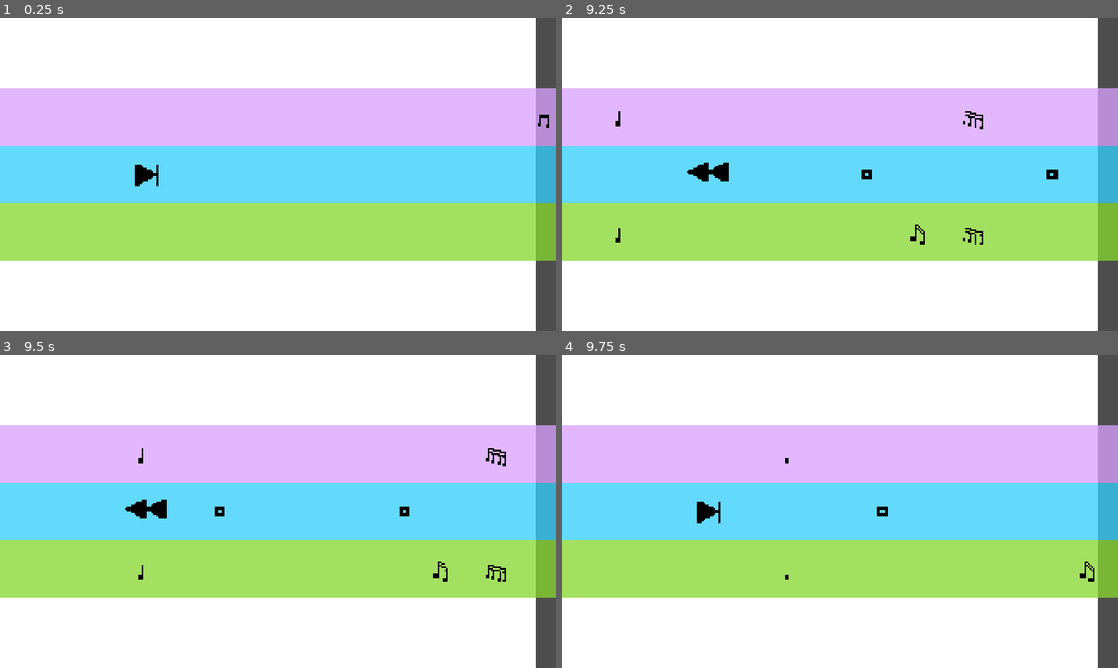
Above: before the commit, frames 1-4 (two rows, left to right).
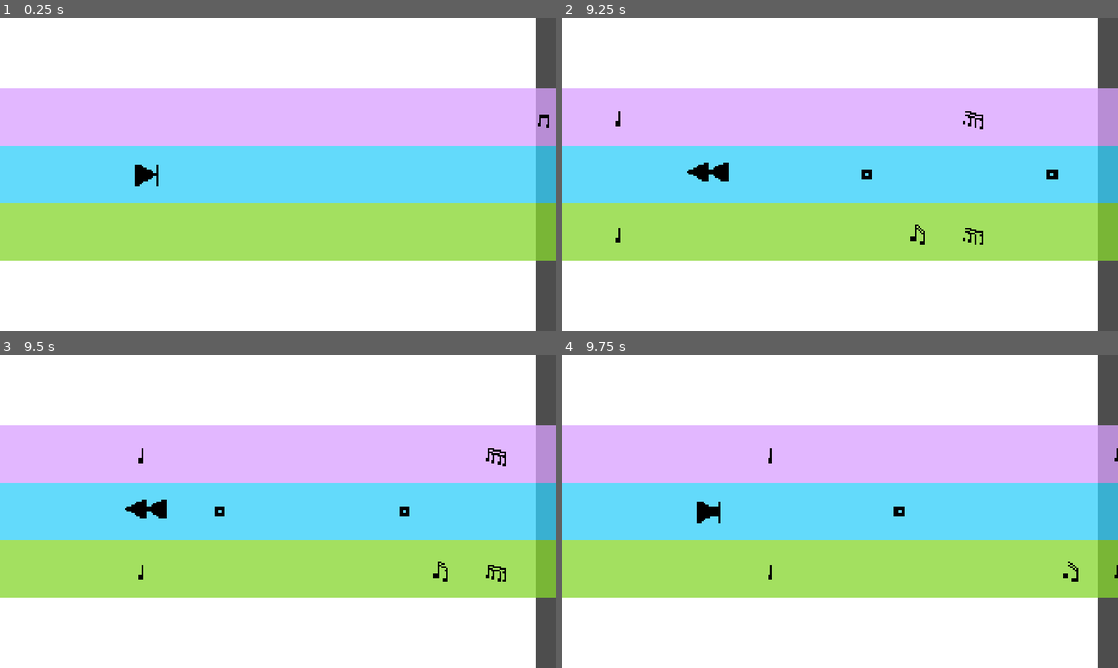
Above: after the commit, the same moments.

Repository: chorwat2137/haven-2026
Game: Godot game, scene res://scenes/main.tscn
The game is run twice, just before and just after one commit, with the same random seed, the same clock (stepped at 60 frames per second) and the same inputs.
Inputs:
- Up to frame 1 (0.25 s): no input
- Up to frame 2 (9.25 s): tap Enter (ui_accept) at 0.5, 0.77, 1.52, 3.02, 3.77, 4.52, 6.02, 6.77, 7.52, 9.02 s; hold Right (ui_right) 0.53-2.03 s; tap Space (shoot) every 0.75 s from 0.6 to 8.85 s; hold Left (ui_left) 2.03-2.78 s; hold Right (ui_right) 2.78-4.28 s; hold Left (ui_left) 4.28-5.03 s; hold Right (ui_right) 5.03-5.78 s; hold Left (ui_left) 5.78-7.28 s; hold Right (ui_right) from 7.28 s (still down)
- Up to frame 3 (9.5 s): keep holding Right (ui_right)
- Up to frame 4 (9.75 s): release Right (ui_right) at 9.53 s; hold Left (ui_left) from 9.53 s (still down); tap Space (shoot) at 9.6 s

Frames 1-3 are identical in both runs. In frame 4, 0.3% of the frame differs, in the area x 27-100%, y 29-73%.

Commit message:
Automatic sync

Diff:
--- a/scripts/main.gd
+++ b/scripts/main.gd
@@ -111,6 +111,6 @@
 
 	music.stop_rewind()
 
-	speed = speed
+	speed = cur_speed
 	$Player/Sprite2D.texture = load("res://gfx/player_forward.png")
 	is_rewinding = false
